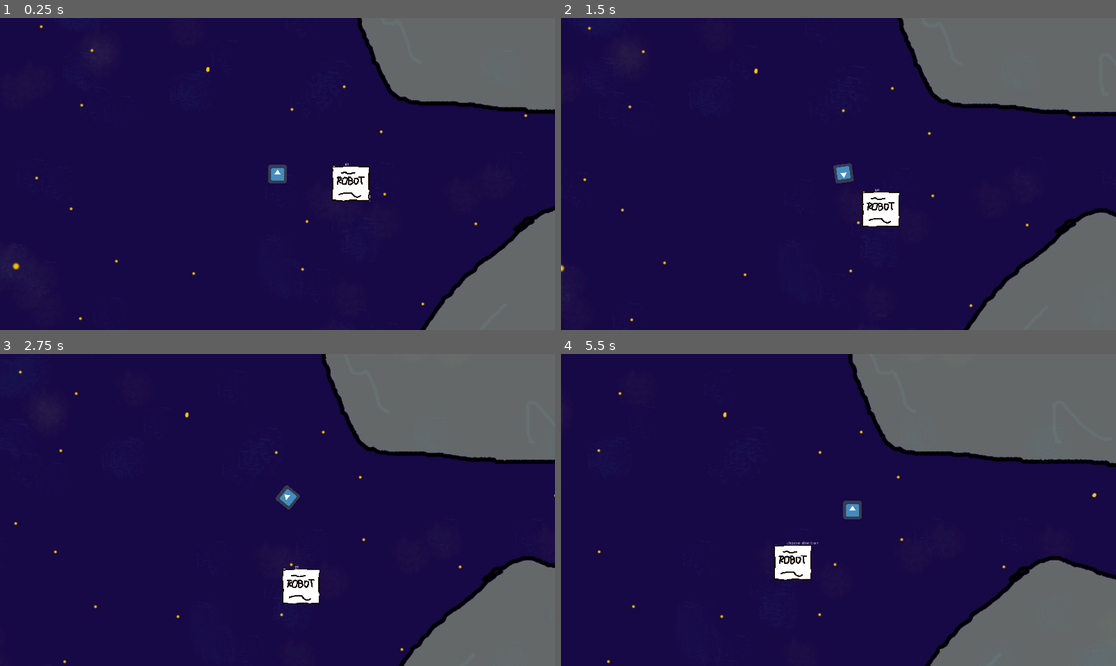
Above: before the commit, frames 1-4 (two rows, left to right).
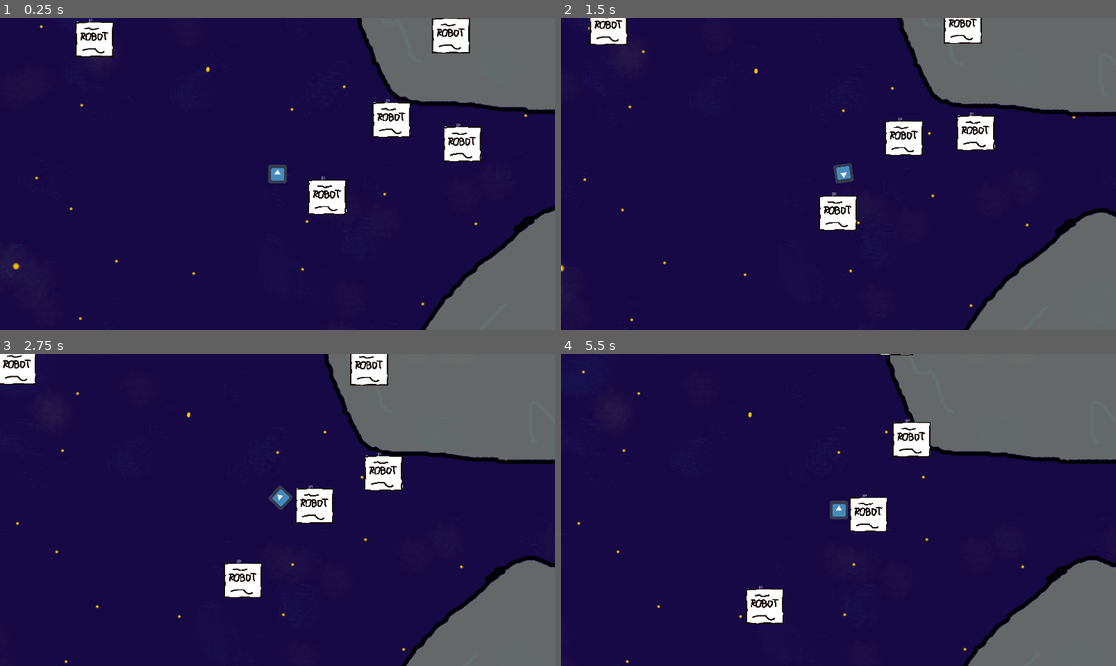
Above: after the commit, the same moments.

Repository: game-jam-team-gut/not-so-lonely
Game: Godot game, scene res://Space.tscn
Two runs of this game, one before a commit and one after it. Both use one fixed random seed, a clock stepped at 60 frames per second and the inputs below. The engine's default icon, where the game draws it, is replaced by a stand-in: a white triangle on a blue panel in a dark square.
Inputs (mouse positions are in pixels of both pictures, inside the frame that each line leads up to):
- Up to frame 1 (0.25 s): no input
- Up to frame 2 (1.5 s): move the mouse to (960, 158) at 0.52 s; press the mouse at (960, 158) at 0.53 s; move the mouse to (727, 189) at 1.27 s; release the mouse at (727, 189) at 1.28 s; click (727, 189) at 1.35 s
- Up to frame 3 (2.75 s): move the mouse to (333, 441) at 2.02 s; press the mouse at (333, 441) at 2.03 s
- Up to frame 4 (5.5 s): move the mouse to (810, 572) at 2.77 s; release the mouse at (810, 572) at 2.78 s; click (810, 572) at 2.85 s; move the mouse to (1005, 556) at 3.52 s; press the mouse at (1005, 556) at 3.53 s; move the mouse to (672, 463) at 4.27 s; release the mouse at (672, 463) at 4.28 s; click (672, 463) at 4.35 s; move the mouse to (866, 510) at 5.02 s; press the mouse at (866, 510) at 5.03 s

The runs differ from the first frame. In frame 1, 4.4% of the frame differs, in the area x 13-87%, y 0-64%; in frame 2, 4.3%; in frame 3, 5.8%; in frame 4, 9.0%, in the area x 2-100%, y 0-100%.

Commit message:
Add robot spawner

Diff:
--- a/ForeignRobot/ForeignRobot.gd
+++ b/ForeignRobot/ForeignRobot.gd
@@ -1,7 +1,8 @@
 extends KinematicBody2D
 
 var direction_to_go = null
-var xd = "XDF"
+var rng = RandomNumberGenerator.new()
+var camera #set by spawner
 
 func _ready():
 	pass
@@ -10,11 +11,13 @@
 	pass # do nothing XD
 
 func choose_direction():
-	#get player position
-	#get zone in which we can move
-	#choose target
-	#for now leave this shit
-	direction_to_go = Vector2(rand_range(100, 400), rand_range(100,400))
+	var move_distance = camera.get_viewport().size.length()
+	rng.randomize()
+	var signs = [1, -1]
+	var rand_sign = Vector2(signs[rng.randi_range(0,1)], signs[rng.randi_range(0,1)])
+	rng.randomize()
+	var delta = Vector2(rng.randf_range(1,2), rng.randf_range(1,2))
+	direction_to_go = camera.get_camera_position() + move_distance * delta * rand_sign
 
 func go():
 	move_and_collide((direction_to_go - position).normalized())
--- a/ForeignRobot/ForeignRobotStateMachine.gd
+++ b/ForeignRobot/ForeignRobotStateMachine.gd
@@ -4,7 +4,6 @@
 var change_to_next_state = false
 
 func _ready():
-	print(parent.xd)
 	label = get_node("../Label")
 	add_state("idle")
 	add_state("choose_direction")
--- a/Space.tscn
+++ b/Space.tscn
@@ -1,8 +1,8 @@
 [gd_scene load_steps=4 format=2]
 
 [ext_resource path="res://Space/Barney.tscn" type="PackedScene" id=1]
-[ext_resource path="res://Space/ForeignRobot.tscn" type="PackedScene" id=2]
 [ext_resource path="res://Space/ParallaxBackground.tscn" type="PackedScene" id=3]
+[ext_resource path="res://Space/RobotSpawner.tscn" type="PackedScene" id=4]
 
 [node name="World" type="Node2D"]
 
@@ -11,5 +11,4 @@
 [node name="Barney" parent="." instance=ExtResource( 1 )]
 position = Vector2( 73.0537, 105.126 )
 
-[node name="ForeignRobot" parent="." instance=ExtResource( 2 )]
-position = Vector2( 326.069, 126.508 )
+[node name="RobotSpawner" parent="." instance=ExtResource( 4 )]
--- /dev/null
+++ b/Space/RobotSpawner.tscn
@@ -0,0 +1,11 @@
+[gd_scene load_steps=2 format=2]
+
+[ext_resource path="res://Space/RobotSpawner/RobotSpawner.gd" type="Script" id=1]
+
+[node name="RobotSpawner" type="Node"]
+script = ExtResource( 1 )
+
+[node name="SpawnTimer" type="Timer" parent="."]
+autostart = true
+
+[connection signal="timeout" from="SpawnTimer" to="." method="_on_SpawnTimer_timeout"]
--- /dev/null
+++ b/Space/RobotSpawner/RobotSpawner.gd
@@ -0,0 +1,47 @@
+extends Node
+
+onready var robots = [preload("res://Space/ForeignRobot.tscn")]
+onready var barney = get_node("../Barney")
+onready var camera = barney.get_node("Camera2D")
+
+var current_robots = []
+var current_stage
+var start_robot_count = 20
+onready var spawn_distance = camera.get_viewport().size.length()
+var rng = RandomNumberGenerator.new()
+
+func _ready():
+	print(spawn_distance)
+	yield(get_tree().create_timer(.1), "timeout")
+	generate_starting_robots()
+
+func generate_starting_robots():
+	while len(current_robots) < start_robot_count:
+		rng.randomize()
+		var robot_instance = robots[rand_range(0, len(robots))].instance()
+		get_parent().add_child(robot_instance)
+		rng.randomize()
+		var delta = Vector2(rng.randf_range(-1,1), rng.randf_range(-1,1))
+		robot_instance.position = camera.get_camera_position() + spawn_distance * delta
+
+		current_robots.append(robot_instance)
+		robot_instance.camera = camera
+
+# Called every frame. 'delta' is the elapsed time since the previous frame.
+#func _process(delta):
+#	pass
+
+
+func _on_SpawnTimer_timeout():
+		spawn_distance = camera.get_viewport().size.length()
+		rng.randomize()
+		var robot_instance = robots[rand_range(0, len(robots))].instance()
+		get_parent().add_child(robot_instance)
+		rng.randomize()
+		var signs = [1, -1]
+		var rand_sign = Vector2(signs[rng.randi_range(0,1)], signs[rng.randi_range(0,1)])
+		rng.randomize()
+		var delta = Vector2(rng.randf_range(1,2), rng.randf_range(1,2))
+		robot_instance.position = camera.get_camera_position() + spawn_distance * delta * rand_sign
+		current_robots.append(robot_instance)
+		robot_instance.camera = camera
